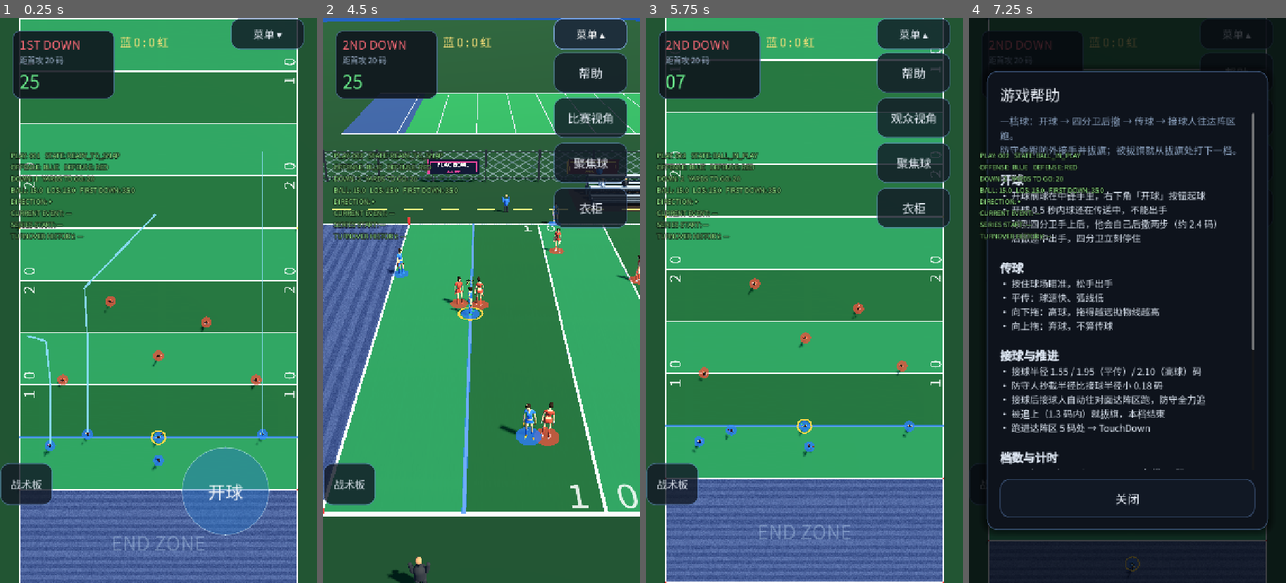
Above: before the commit, frames 1-4 (left to right).
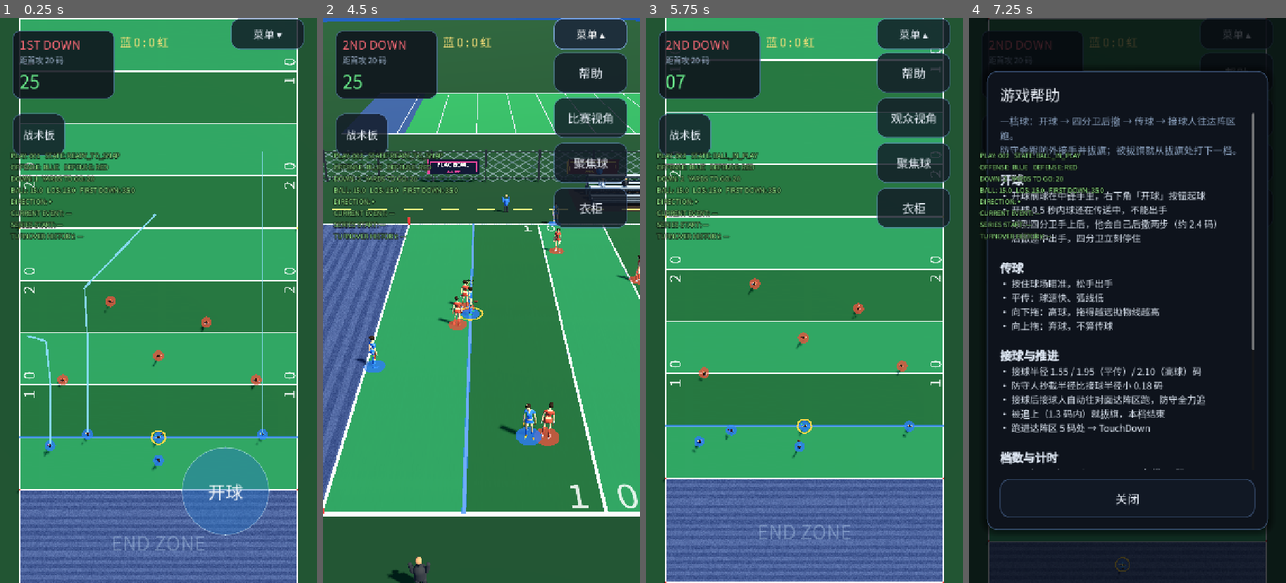
Above: after the commit, the same moments.

Repository: Fanda-81/FF-FlagFootball-Game
Game: Godot game, scene res://scenes/main.tscn
Two runs of this game, one before a commit and one after it. Both use one fixed random seed, a clock stepped at 60 frames per second and the inputs below.
Inputs (mouse positions are in pixels of both pictures, inside the frame that each line leads up to):
- Up to frame 1 (0.25 s): no input
- Up to frame 2 (4.5 s): tap Enter at 0.5 s; move the mouse to (551, 272) at 0.52 s; hold D 0.53-1.25 s; tap V at 0.6 s; click (551, 272) at 0.67 s; tap Space at 0.77 s; click "菜单 ▾" at 1.25 s; drag from (418, 328) to (465, 413) at 2.02 s; move the mouse to (513, 176) at 2.77 s; hold D 2.78-3.5 s; tap H at 2.85 s; drag from (465, 413) to (386, 215) at 3.52 s; click "菜单 ▴" at 4.25 s
- Up to frame 3 (5.75 s): move the mouse to (899, 385) at 5.02 s; hold A from 5.03 s (still down); tap V at 5.1 s; tap Space at 5.27 s
- Up to frame 4 (7.25 s): release A at 5.75 s; drag from (1032, 215) to (1079, 159) at 5.77 s; move the mouse to (1143, 300) at 6.52 s; hold S from 6.53 s (still down); tap H at 6.6 s; click (1143, 300) at 6.67 s

The runs differ from the first frame. In frame 1, 2.4% of the frame differs, in the area x 0-21%, y 16-87%; in frame 2, 3.1%, in the area x 0-53%, y 16-87%; in frame 3, 2.5%; in frame 4, 0.7%.

Commit message:
WASD screen-relative (A/D no longer inverted); move play-tab under down panel for joystick space

Diff:
--- a/scripts/main.gd
+++ b/scripts/main.gd
@@ -1143,14 +1143,18 @@
 	if _phase != Phase.PLAY and _phase != Phase.RUN and _phase != Phase.FLIGHT:
 		return
 	var dir := Vector3.ZERO
+	# 屏幕方向映射：俯视机位 screen-right = -X、screen-up = +Z；
+	# 攻防转换 180° 翻转后两者都反向
+	var right := -1.0 if not _swapped else 1.0
+	var up := 1.0 if not _swapped else -1.0
 	if Input.is_key_pressed(KEY_A):
-		dir.x -= 1.0
+		dir.x -= right
 	if Input.is_key_pressed(KEY_D):
-		dir.x += 1.0
+		dir.x += right
 	if Input.is_key_pressed(KEY_W):
-		dir.z += 1.0
+		dir.z += up
 	if Input.is_key_pressed(KEY_S):
-		dir.z -= 1.0
+		dir.z -= up
 	if dir == Vector3.ZERO:
 		return
 	dir = dir.normalized()
@@ -1484,6 +1488,16 @@
 		_play_grid.add_child(play_button)
 		_play_buttons[String(play["id"])] = play_button
 	_refresh_play_buttons()
+	# 战术板按钮移到档数面板下方，给左下角摇杆让位（滑开方式不变）
+	if _play_tab != null:
+		_play_tab.anchor_left = 0.0
+		_play_tab.anchor_right = 0.0
+		_play_tab.anchor_top = 0.0
+		_play_tab.anchor_bottom = 0.0
+		_play_tab.offset_left = MARGIN
+		_play_tab.offset_right = MARGIN + 120.0
+		_play_tab.offset_top = MARGIN + 188.0
+		_play_tab.offset_bottom = MARGIN + 284.0
 
 	_aim_chip = Label.new()
 	_aim_chip.name = "AimChip"
Not shown, changed: build/web/index.pck
